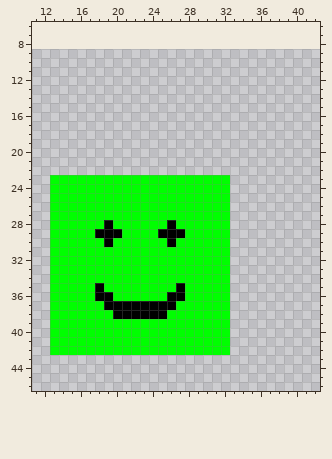
A pixel-art sprite gets an edit: Resources/builder1.png. The picture above was drawn from the file before the commit.
The file is 48x48 pixels. Shown: x 11..42, y 6..46. The old version is drawn lined up with the new one, on the new canvas.
After the commit:
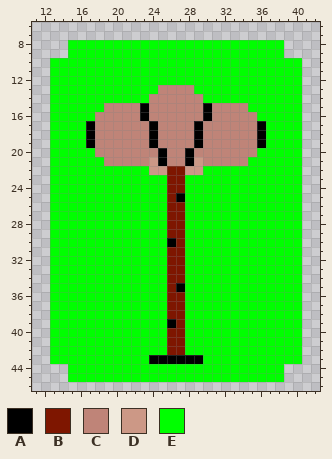
Palette (. is transparent): A #000000  B #7e1600  C #bf8478  D #cc9886  E #00ff00
Diff:
canvas 48x48 -> 54x54, the old top-left corner now at -1,9 (the part of the old canvas that was cut away was empty and is not shown)
Colour A is added in rows 15 to 16 at x 23 and 30; in rows 17 to 19 at x 17, 24, 29 and 36; in rows 20 to 21 at x 25 and 28; in row 43 at x 24 to 29.
Colour A replaces colour E in row 25 at x 27; in row 39 at x 26.
Colour B is added in row 22 at x 26 to 27.
Colour B replaces colour A in row 28 at x 26; in row 29 at x 26 to 27; in row 36 at x 26 to 27; in row 37 at x 26.
Colour B replaces colour E in rows 23 to 24 at x 26 to 27; in row 25 at x 26; in rows 26 to 27 at x 26 to 27; in row 28 at x 27; in row 30 at x 27; in rows 31 to 34 at x 26 to 27.
Colour B replaces colour E in row 35 at x 26; in row 37 at x 27; in row 38 at x 26 to 27; in row 39 at x 27; in rows 40 to 42 at x 26 to 27.
Colour C is added in row 13 at x 25 to 28; in row 14 at x 24 to 29; in row 15 at x 19 to 22, 24 to 29 and 31 to 34; in row 16 at x 18 to 22, 24 to 29 and 31 to 35; in rows 17 to 19 at x 18 to 23, 25 to 28 and 30 to 35; in row 20 at x 18 to 24, 26 to 27 and 29 to 35.
Colour C is added in row 21 at x 19 to 23, 26 to 27 and 30 to 34.
Colour D is added in row 21 at x 24 and 29; in row 22 at x 24 to 25 and 28 to 29.
Colour E is added in rows 8 to 9 at x 15 to 38; in rows 10 to 12 at x 13 to 40; in row 13 at x 13 to 24 and 29 to 40; in row 14 at x 13 to 23 and 30 to 40; in row 15 at x 13 to 18 and 35 to 40; in row 16 at x 13 to 17 and 36 to 40.
Colour E is added in rows 17 to 19 at x 13 to 16 and 37 to 40; in row 20 at x 13 to 17 and 36 to 40; in row 21 at x 13 to 18 and 35 to 40; in row 22 at x 13 to 23 and 30 to 40; in rows 23 to 42 at x 33 to 40; in row 43 at x 13 to 23 and 30 to 40.
Colour E is added in rows 44 to 45 at x 15 to 38.
Colour E replaces colour A in row 28 at x 19; in row 29 at x 18 to 20 and 25; in row 30 at x 19; in row 35 at x 18; in row 36 at x 18 to 19; in row 37 at x 19 to 25.
Colour E replaces colour A in row 38 at x 20 to 25.
Changed places in both pictures, as pixel boxes (x1, y1, x2, y2):
changed: (50, 40, 302, 382)
